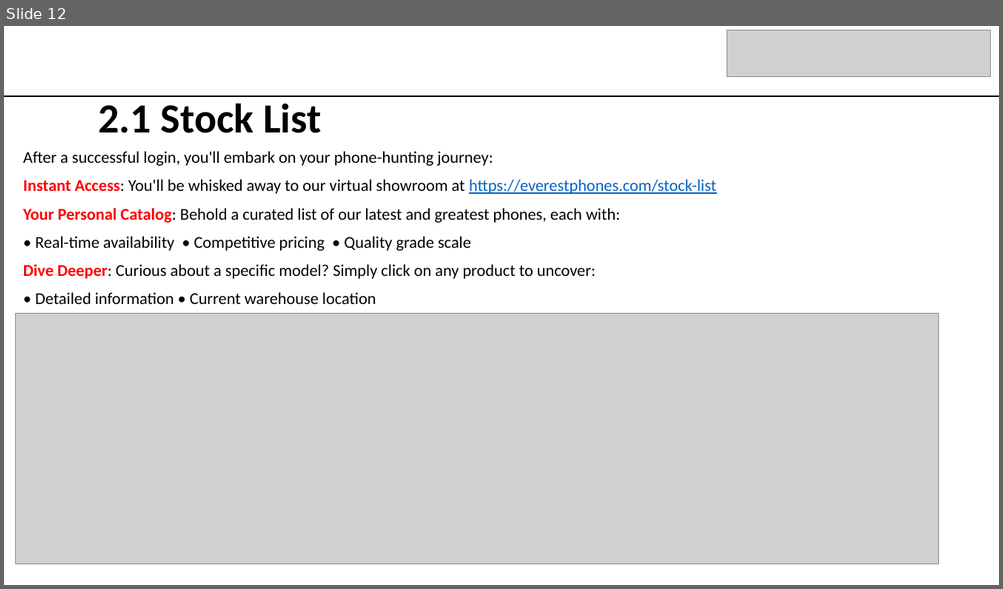
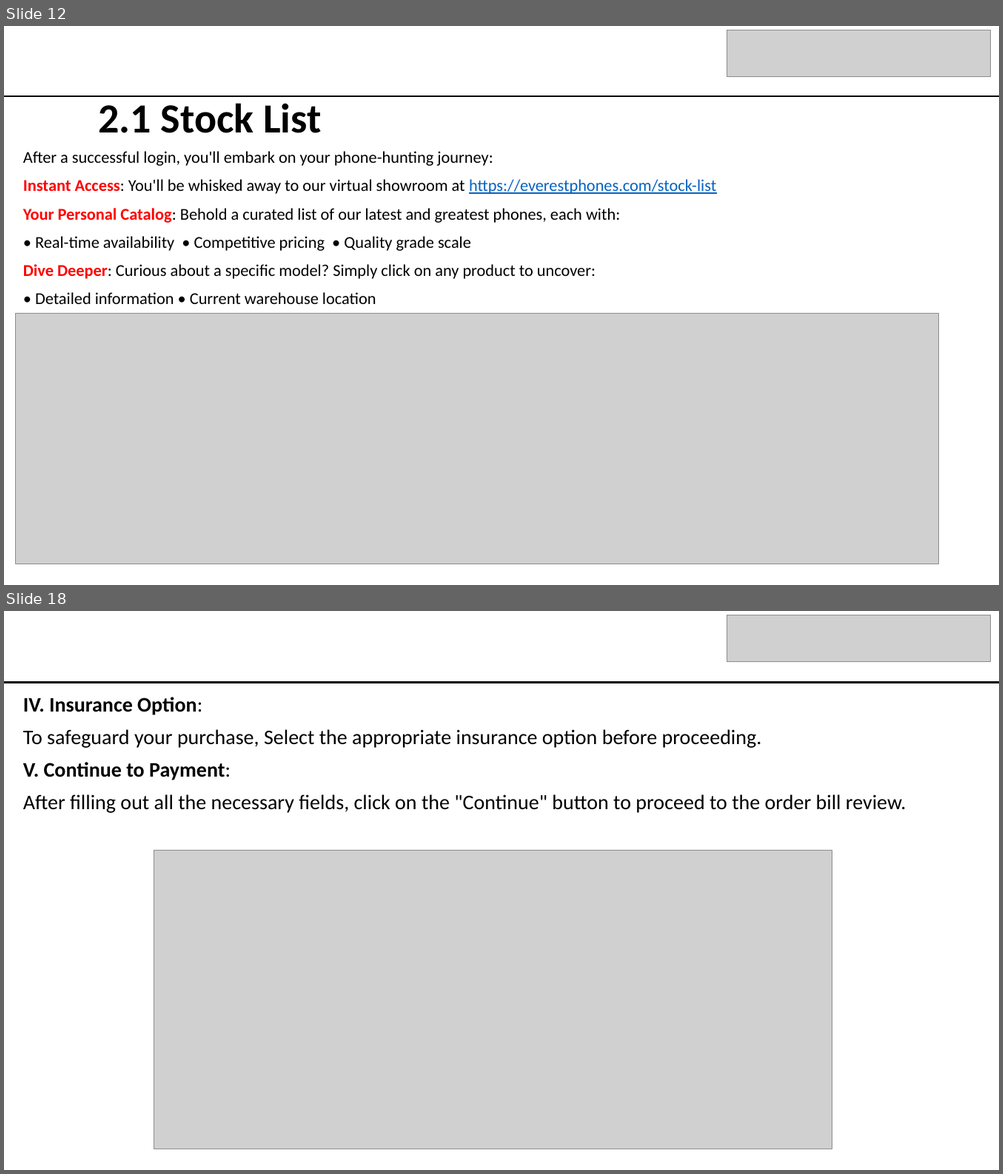
Before and after one commit to bidhan948/Everest-Phones-User-Manual, a slide deck: EVEREST PHONES.pptx. Shown one above the other, each under a label of ours: slide 12 before the commit, slides 12 and 18 after it; the slides between them are not shown. The pictures are 1003x589 and 1003x1174 pixels, drawn with LibreOffice and Linux fonts; fonts in the diff are those of the drawing; grey boxes stand for pictures. Boxes give left, top, right and bottom in pixels: in the first picture for what was removed or moved away, otherwise in the second. Text is boxed around its words. In the diff, an @@ line names an element or a change of style, - is before the commit and + after.

```diff
--- a/EVEREST PHONES.pptx
+++ b/EVEREST PHONES.pptx
@@ slide 18 added at (4, 611, 999, 1170), background #FFFFFF @@
@@ picture added at (727, 615, 990, 663) @@
@@ line added from (4, 683) to (999, 683), #000000 1.5 pt @@
@@ subtitle added at (23, 697, 906, 813), 20 pt, text #000000 @@
+IV. Insurance Option:
+To safeguard your purchase, Select the appropriate insurance option before proceeding.
+V. Continue to Payment:
+After filling out all the necessary fields, click on the "Continue" button to proceed to the order bill review.
@@ picture added at (153, 851, 832, 1149) @@
```
Also in this commit, not shown: 4 slides changed, 8 other slides added.
